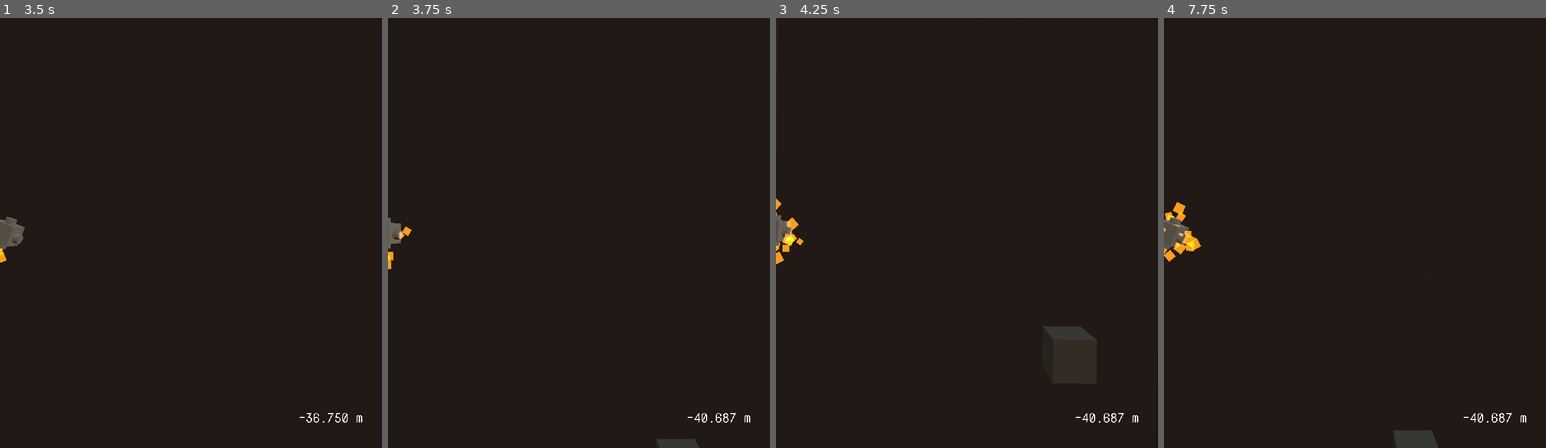
Above: before the commit, frames 1-4 (left to right).
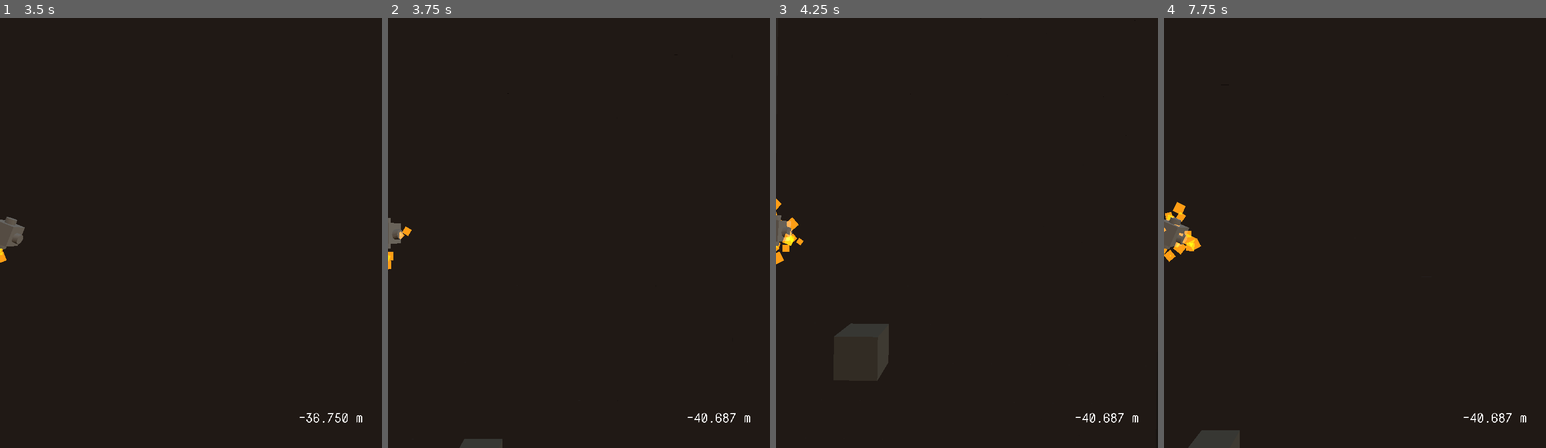
Above: after the commit, the same moments.

Repository: marksteve/SudoXE
Game: Godot game, scene res://Main.tscn
The game is run twice, just before and just after one commit, with the same random seed, the same clock (stepped at 60 frames per second) and the same inputs.
Inputs:
- Up to frame 1 (3.5 s): tap Space at 0.5 s; hold Right (ui_right) 0.53-1.28 s; tap Enter (ui_accept) at 0.77, 1.52, 3.02 s; hold Down (ui_down) 1.28-2.03 s; hold Right (ui_right) 2.03-2.78 s; hold Up (ui_up) from 2.78 s (still down)
- Up to frame 2 (3.75 s): release Up (ui_up) at 3.53 s; hold Left (ui_left) from 3.53 s (still down)
- Up to frame 3 (4.25 s): keep holding Left (ui_left); tap Enter (ui_accept) at 3.77 s
- Up to frame 4 (7.75 s): tap Enter (ui_accept) at 4.52, 6.02, 6.77, 7.52 s; release Left (ui_left) at 5.03 s; hold Down (ui_down) 5.03-5.78 s; hold Right (ui_right) 5.78-6.53 s; hold Up (ui_up) 6.53-7.28 s; hold Right (ui_right) from 7.28 s (still down)

Frame 1 is identical in both runs. In frame 2, 0.4% of the frame differs, in the area x 18-82%, y 97-100%; in frame 3, 0.9%, in the area x 15-84%, y 71-85%; in frame 4, 0.9%.

Commit message:
Fix level generation

Diff:
--- a/Level.gd
+++ b/Level.gd
@@ -12,7 +12,7 @@
 	set_cell_item(-6, 0, y, 1)
 	set_cell_item(5, 0, y, 1)
 	if randi() % int(max(20 - chunks, 1)) == 1:
-		var x = (randi() % 11) - 5
+		var x = (randi() % 10) - 5
 		set_cell_item(x, 0, y, 0)
 
 func generate_chunk(chunk: int):
